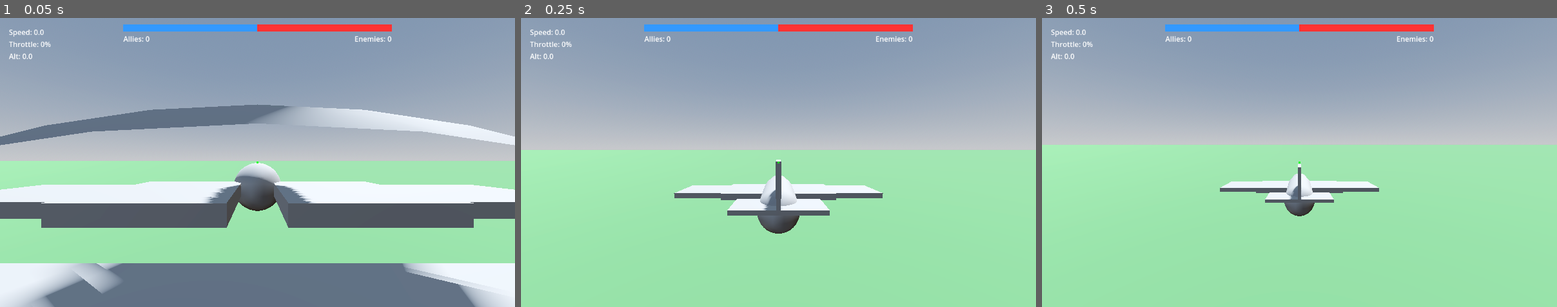
Above: before the commit, frames 1-3 (left to right).
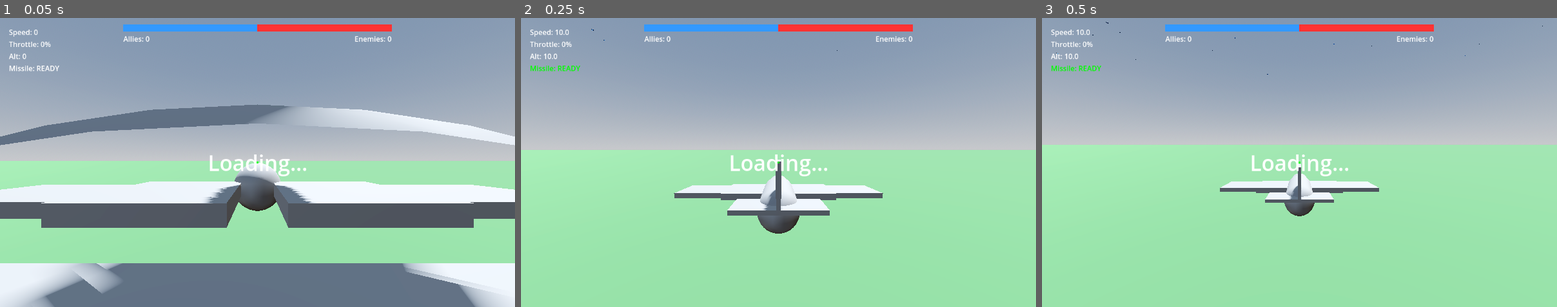
Above: after the commit, the same moments.

Repository: HDargo/flightDemo
Game: Godot game, scene res://Scenes/Levels/MainLevel.tscn
The game is run twice, just before and just after one commit, with the same random seed, the same clock (stepped at 60 frames per second) and the same inputs.
Inputs:
- Up to frame 1 (0.05 s): no input
- Up to frame 2 (0.25 s): no input
- Up to frame 3 (0.5 s): no input

The runs differ from the first frame. In frame 1, 0.5% of the frame differs, in the area x 1-60%, y 4-55%; in frame 2, 0.6%; in frame 3, 0.6%, in the area x 1-98%, y 1-55%.
Error before the commit: Parse Error: Could not find type "Faction" under base "GlobalEnums". (res://Scripts/Ground/MassGroundSystem.gd:252)

Commit message:
기능 개선: GlobalEnums에서 Faction을 Team으로 변경하여 일관성 유지

Diff:
--- a/Scripts/GlobalEnums.gd
+++ b/Scripts/GlobalEnums.gd
@@ -1,6 +1,12 @@
 class_name GlobalEnums
 
 enum Team {
+	NEUTRAL = 0,
+	ALLY = 1,
+	ENEMY = 2
+}
+
+enum Faction {
 	NEUTRAL = 0,
 	ALLY = 1,
 	ENEMY = 2
--- a/Scripts/Ground/GroundAI.gd
+++ b/Scripts/Ground/GroundAI.gd
@@ -112,10 +112,10 @@
 		vehicle.set_target_speed(vehicle.max_speed)
 
 func _scan_for_enemies() -> void:
-	var enemy_group = "enemy_aircraft" if vehicle.faction == GlobalEnums.Faction.ALLY else "ally_aircraft"
+	var enemy_group = "enemy_aircraft" if vehicle.faction == GlobalEnums.Team.ALLY else "ally_aircraft"
 	var enemies = get_tree().get_nodes_in_group(enemy_group)
 
-	var ground_enemy_group = "enemy_ground" if vehicle.faction == GlobalEnums.Faction.ALLY else "ally_ground"
+	var ground_enemy_group = "enemy_ground" if vehicle.faction == GlobalEnums.Team.ALLY else "ally_ground"
 	enemies.append_array(get_tree().get_nodes_in_group(ground_enemy_group))
 
 	var closest_enemy: Node3D = null
--- a/Scripts/Ground/GroundProjectile.gd
+++ b/Scripts/Ground/GroundProjectile.gd
@@ -34,11 +34,11 @@
 	has_hit = true
 
 	if body.has_method("take_damage"):
-		var target_faction = GlobalEnums.Faction.NEUTRAL
+		var target_faction = GlobalEnums.Team.NEUTRAL
 		if body.has_method("get_faction"):
 			target_faction = body.get_faction()
 
-		if target_faction != faction and faction != GlobalEnums.Faction.NEUTRAL:
+		if target_faction != faction and faction != GlobalEnums.Team.NEUTRAL:
 			body.take_damage(damage, global_position, faction)
 
 	_explode()
@@ -63,11 +63,11 @@
 	for result in results:
 		var body = result.collider
 		if body.has_method("take_damage"):
-			var target_faction = GlobalEnums.Faction.NEUTRAL
+			var target_faction = GlobalEnums.Team.NEUTRAL
 			if body.has_method("get_faction"):
 				target_faction = body.get_faction()
 
-			if target_faction != faction and faction != GlobalEnums.Faction.NEUTRAL:
+			if target_faction != faction and faction != GlobalEnums.Team.NEUTRAL:
 				var distance = global_position.distance_to(body.global_position)
 				var damage_multiplier = 1.0 - (distance / explosion_radius)
 				var explosion_damage = damage * damage_multiplier * 0.5
--- a/Scripts/Ground/GroundVehicle.gd
+++ b/Scripts/Ground/GroundVehicle.gd
@@ -72,7 +72,7 @@
 	if weapon_system and weapon_system.has_method("fire"):
 		weapon_system.fire()
 
-func take_damage(amount: float, hit_position: Vector3 = Vector3.ZERO, _attacker_faction: GlobalEnums.Faction = GlobalEnums.Faction.NEUTRAL) -> void:
+func take_damage(amount: float, hit_position: Vector3 = Vector3.ZERO, _attacker_faction: GlobalEnums.Team = GlobalEnums.Team.NEUTRAL) -> void:
 	if not is_alive:
 		return
 
@@ -93,7 +93,7 @@
 
 	queue_free()
 
-func get_faction() -> GlobalEnums.Faction:
+func get_faction() -> GlobalEnums.Team:
 	return faction
 
 func get_health_percentage() -> float:
--- a/Scripts/Ground/MassGroundSystem.gd
+++ b/Scripts/Ground/MassGroundSystem.gd
@@ -216,7 +216,7 @@
 		var team = teams[i]
 		var vtype = vehicle_types[i]
 
-		if team == GlobalEnums.Faction.ALLY:
+		if team == GlobalEnums.Team.ALLY:
 			if vtype == 0:  # Tank
 				if ally_tank_idx < _multimesh_ally_tank.multimesh.instance_count:
 					_multimesh_ally_tank.multimesh.set_instance_transform(ally_tank_idx, transform)
@@ -249,7 +249,7 @@
 			return false
 	return true
 
-func spawn_vehicle(pos: Vector3, faction: GlobalEnums.Faction, vtype: int = 0) -> int:
+func spawn_vehicle(pos: Vector3, faction: GlobalEnums.Team, vtype: int = 0) -> int:
 	if active_count >= MAX_VEHICLES:
 		return -1
 
@@ -272,7 +272,7 @@
 	input_throttles[idx] = 0.0
 	input_steers[idx] = 0.0
 
-	if faction == GlobalEnums.Faction.ALLY:
+	if faction == GlobalEnums.Team.ALLY:
 		ally_count += 1
 	else:
 		enemy_count += 1
@@ -288,7 +288,7 @@
 
 	states[idx] = 0
 
-	if teams[idx] == GlobalEnums.Faction.ALLY:
+	if teams[idx] == GlobalEnums.Team.ALLY:
 		ally_count -= 1
 	else:
 		enemy_count -= 1
@@ -298,10 +298,10 @@
 		return positions[idx]
 	return Vector3.ZERO
 
-func get_vehicle_team(idx: int) -> GlobalEnums.Faction:
+func get_vehicle_team(idx: int) -> GlobalEnums.Team:
 	if idx >= 0 and idx < active_count:
-		return teams[idx]
-	return GlobalEnums.Faction.ALLY
+		return teams[idx] as GlobalEnums.Team
+	return GlobalEnums.Team.ALLY
 
 func is_vehicle_alive(idx: int) -> bool:
 	if idx >= 0 and idx < active_count:
--- a/Scripts/Levels/MainLevel.gd
+++ b/Scripts/Levels/MainLevel.gd
@@ -111,19 +111,7 @@
 			0,
 			randf_range(-ground_spawn_radius, 0)
 		)
-		var random_rot = Vector3(0, randf_range(0, TAU), 0)
-		var vehicle = ground_system.spawn_vehicle(random_pos, random_rot, GlobalEnums.Faction.ALLY)
-
-		if vehicle and vehicle.has_node("GroundAI"):
-			var ai = vehicle.get_node("GroundAI") as GroundAI
-			var waypoints: Array[Vector3] = []
-			for j in range(3):
-				waypoints.append(Vector3(
-					randf_range(-ground_spawn_radius, ground_spawn_radius),
-					0,
-					randf_range(-ground_spawn_radius, ground_spawn_radius)
-				))
-			ai.set_waypoints(waypoints)
+		var idx = ground_system.spawn_vehicle(random_pos, GlobalEnums.Team.ALLY, 0)
 
 	# Spawn enemy ground vehicles
 	for i in range(enemy_ground_count):
@@ -132,19 +120,7 @@
 			0,
 			randf_range(0, ground_spawn_radius)
 		)
-		var random_rot = Vector3(0, randf_range(0, TAU), 0)
-		var vehicle = ground_system.spawn_vehicle(random_pos, random_rot, GlobalEnums.Faction.ENEMY)
-
-		if vehicle and vehicle.has_node("GroundAI"):
-			var ai = vehicle.get_node("GroundAI") as GroundAI
-			var waypoints: Array[Vector3] = []
-			for j in range(3):
-				waypoints.append(Vector3(
-					randf_range(-ground_spawn_radius, ground_spawn_radius),
-					0,
-					randf_range(-ground_spawn_radius, ground_spawn_radius)
-				))
-			ai.set_waypoints(waypoints)
+		var idx = ground_system.spawn_vehicle(random_pos, GlobalEnums.Team.ENEMY, 0)
 
 	print("[MainLevel] Spawned ", ally_ground_count, " ally and ", enemy_ground_count, " enemy ground vehicles")
 
--- a/project.godot
+++ b/project.godot
@@ -15,27 +15,9 @@
 config/features=PackedStringArray("4.5", "GL Compatibility")
 config/icon="res://icon.svg"
 
-[debug]
-
-settings/stdout/print_fps=false
-
 [display]
 
 window/size/mode=4
-
-[layer_names]
-
-3d_physics/layer_1="player"
-3d_physics/layer_2="ally"
-3d_physics/layer_3="enemy"
-3d_physics/layer_4="ground"
-3d_physics/layer_5="projectile"
-
-[physics]
-
-common/max_physics_steps_per_frame=4
-common/physics_ticks_per_second=60
-common/physics_jitter_fix=0.5
 
 [input]
 
@@ -105,6 +87,18 @@
 ]
 }
 
+[layer_names]
+
+3d_physics/layer_1="player"
+3d_physics/layer_2="ally"
+3d_physics/layer_3="enemy"
+3d_physics/layer_4="ground"
+3d_physics/layer_5="projectile"
+
+[physics]
+
+common/max_physics_steps_per_frame=4
+
 [rendering]
 
 renderer/rendering_method.mobile="gl_compatibility"
Not shown, changed: icon.svg.import
